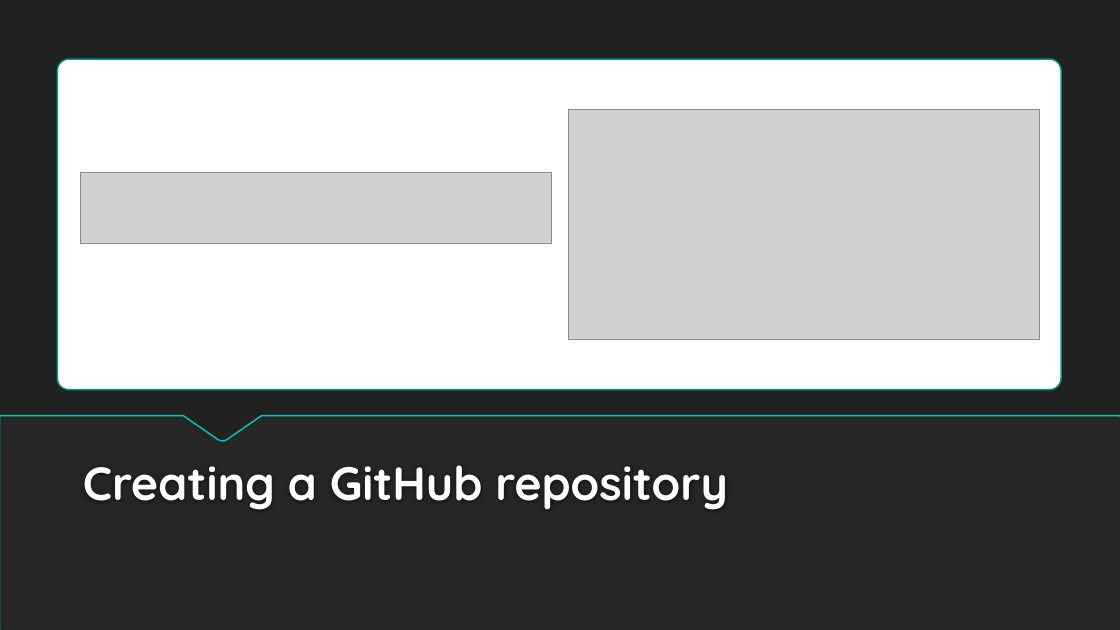
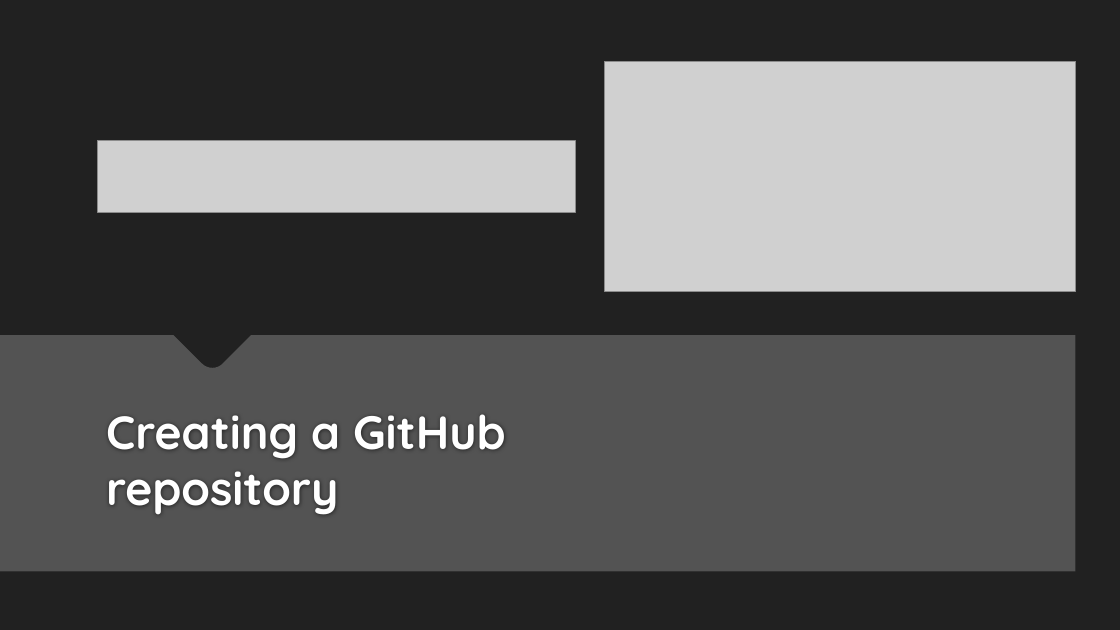
Before and after one commit to UWIComputingSociety-sta/UWICS_GitHub_Intro, a slide deck: slide 8 of UWICS_Git.pptx. Drawn at 1120x630 pixels with LibreOffice and Linux fonts; fonts in the diff are those of the drawing; grey boxes stand for pictures; background and template pictures are left out. Boxes give left, top, right and bottom in pixels: in the first picture for what was removed or moved away, otherwise in the second. Text is boxed around its words. In the diff, an @@ line names an element or a change of style, - is before the commit and + after.

```diff
--- a/UWICS_Git.pptx
+++ b/UWICS_Git.pptx
@@ rounded rectangle removed at [57,59,1061,390] @@
@@ picture: place and size @@
-picture at [569,109,1039,340]
+picture at [605,61,1075,292]
@@ picture: place and size @@
-picture at [80,173,551,244]
+picture at [97,141,575,213]
@@ freeform shape: place and size @@
-freeform shape at [0,416,1120,630]
+freeform shape at [0,335,1075,571]
@@ freeform shape at [0,335,1075,571]: fill #262626 to #595959 at 90% opacity; outline #00C6BB 1.25 pt to none @@
@@ title "Creating a GitHub repository": place and size @@
-title "Creating a GitHub repository" at [83,465,727,510]
+title "Creating a GitHub repository" at [106,414,505,514]
@@ title "Creating a GitHub repository" at [106,414,505,514]: text colour #FEFEFE to #FFFFFF; vertical alignment bottom to middle @@
@@ triangle removed at [0,417,520,630] @@
@@ triangle removed at [442,417,1120,630] @@
```
Also in this commit, not shown: 11 other slides changed, 2 slides added.
